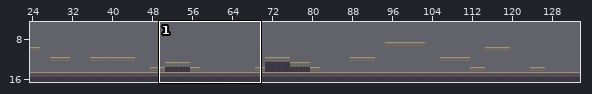
Two versions of a level (Tiled map, assets/levels/exiles-road/maps/exiles-road.tmx). The picture above shows the old version from afar; the outline marks the close-up.
Close-up. Before:
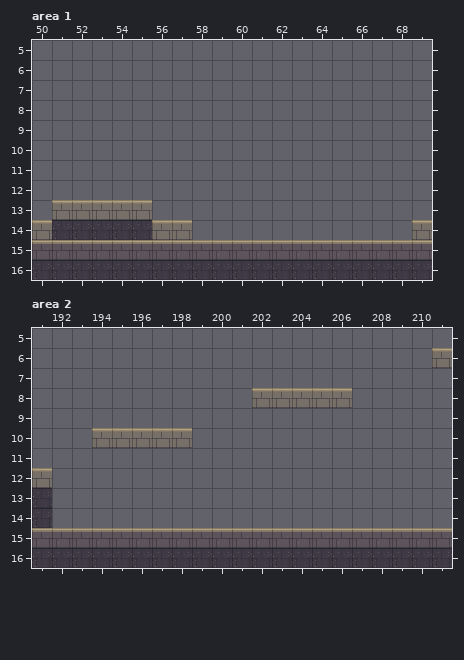
Cells are 32x32 px. Shown: area 1 x 50..69, y 5..16; area 2 x 191..211, y 5..16. The commit also changed other parts of the map, which this record leaves out.
And afterwards:
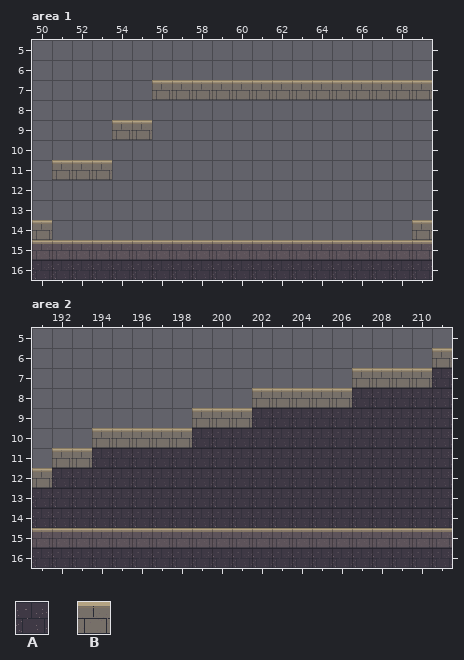
Key: from "stone": A 1, B 2.
_ is an empty cell.
Edits made:
Layer "terrain", area 1:
Tile B is added in row 7 at x 56 to 69; in row 9 at x 54 to 55; in row 11 at x 51 to 53.
Tile A is gone in row 14 at x 51 to 55.
Tile B is gone in row 13 at x 51 to 55; in row 14 at x 56 to 57.
Layer "terrain", area 2:
Tile A is added in row 7 at x 211; in row 8 at x 207 to 211; in row 9 at x 202 to 211; in row 10 at x 199 to 211; in row 11 at x 194 to 211; in rows 12 to 14 at x 192 to 211.
Tile B is added in row 7 at x 207 to 210; in row 9 at x 199 to 201; in row 11 at x 192 to 193.
